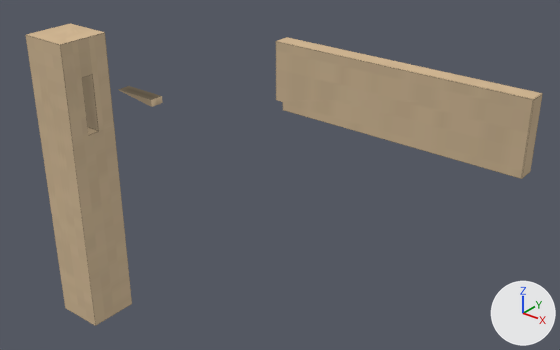
Renders of the glTF model docs/models/tsutsumikomi-nuki.glb from each side of a commit.
One viewpoint serves both versions: a 50 mm lens placed at (1.406, -1.007, 1.181), pointed at (0.531, 0.087, 0.502). The axes (+X, +Y, +Z) are drawn at lower right. The lights are the same throughout. The older version comes first. Both versions are drawn at frame 94 of the action 'assemble'; the numbers are the values there.

The scene before the commit, as lines of its bpy script (objects in view):
```python
me_part_a = bpy.data.meshes.new('part-a')
me_part_a.from_pydata(...)  # 6093 vertices, 11555 faces; spans x -0.06..0.06, y -0.06..0.06, z -0.002..0.719
me_part_a.materials.append(mat_timber)
me_part_b = bpy.data.meshes.new('part-b')
me_part_b.from_pydata(...)  # 2485 vertices, 4540 faces; spans x 0.329..0.78, y -0.015..0.015, z 0.678..0.798
me_part_b.materials.append(mat_timber)
me_wedge = bpy.data.meshes.new('wedge')
me_wedge.from_pydata(...)  # 114 vertices, 128 faces; spans x 0.18..0.2801, y -0.015..0.015, z 0.618..0.6335
me_wedge.materials.append(mat_timber)
ob_part_a = bpy.data.objects.new('part-a', me_part_a)
ob_part_a.location = (0.0, 0.0, 0.0)
ob_part_b = bpy.data.objects.new('part-b', me_part_b)
ob_part_b.location = (0.274, 0.0, 0.015)
ob_wedge = bpy.data.objects.new('wedge', me_wedge)
ob_wedge.location = (0.0, 0.0, 0.0)
```
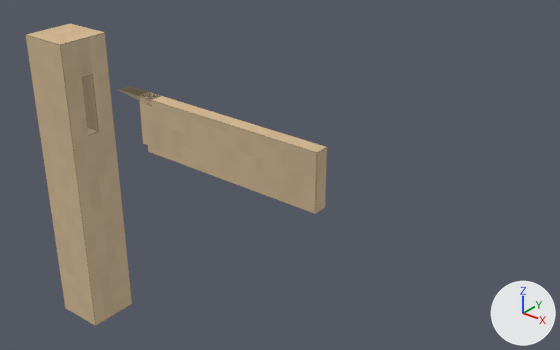
Location of each change, [x1, y1, x2, y2] in pixels of the pictures (560 x 350 px):
'part-b', moved
    before: [276, 37, 543, 179]
    after: [139, 92, 327, 214]

Diff of the bpy script that builds the scene:
```diff
--- a/docs/models/tsutsumikomi-nuki.glb.py
+++ b/docs/models/tsutsumikomi-nuki.glb.py
@@ ob_part_b @@
 ob_part_b = bpy.data.objects.new('part-b', me_part_b)
-ob_part_b.location = (0.274, 0.0, 0.015)
+ob_part_b.location = (-0.086, 0.0, -0.165)
```
